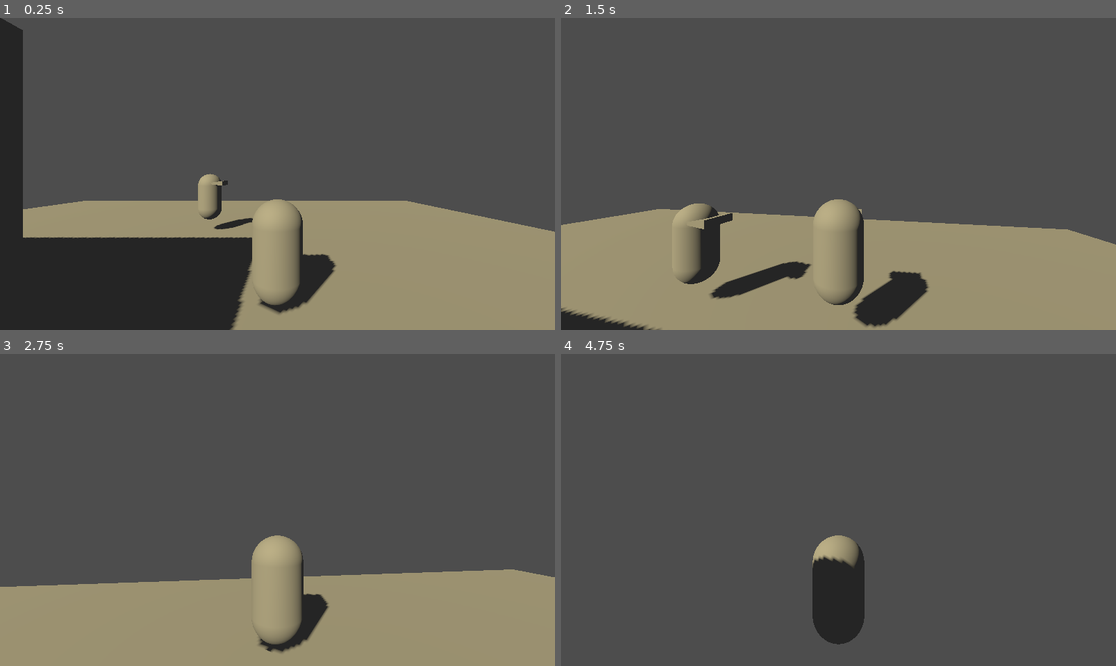
Above: before the commit, frames 1-4 (two rows, left to right).
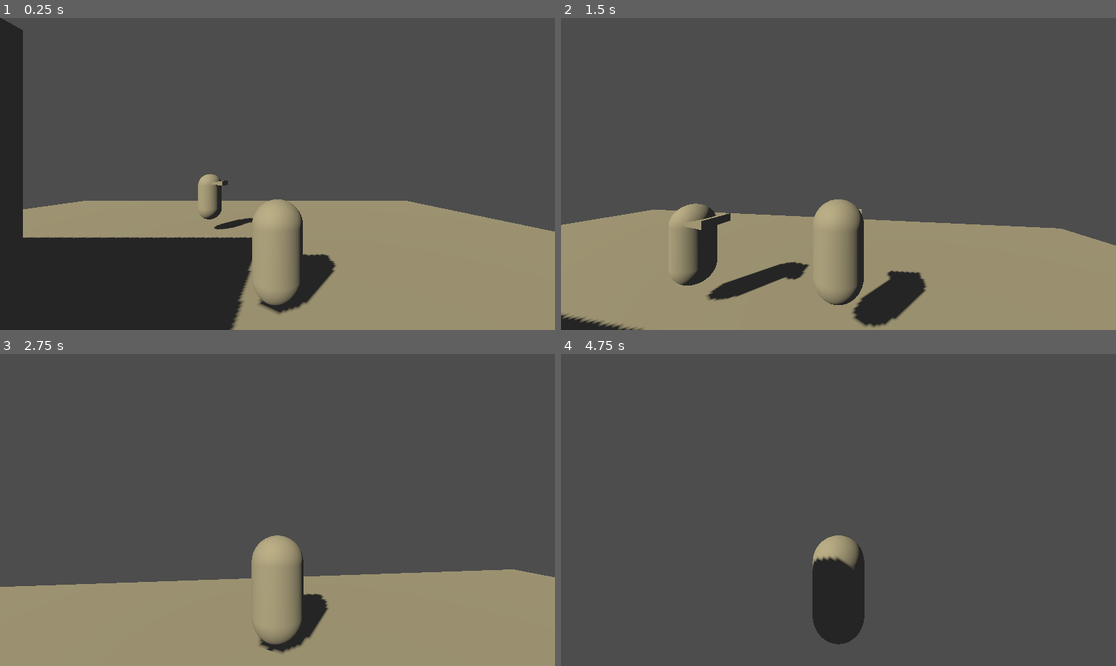
Above: after the commit, the same moments.

Repository: BitBoxxxer/our-joined-breath
Game: Godot game, scene res://Scenes/3dMainSceneTest.tscn
Two runs of this game, one before a commit and one after it. Both use one fixed random seed, a clock stepped at 60 frames per second and the inputs below. This scene is started directly instead of the project's main scene. The engine's default icon, where the game draws it, is replaced by a stand-in: a white triangle on a blue panel in a dark square.
Inputs (mouse positions are in pixels of both pictures, inside the frame that each line leads up to):
- Up to frame 1 (0.25 s): no input
- Up to frame 2 (1.5 s): tap Enter at 0.5 s; move the mouse to (866, 174) at 0.52 s; hold W (forward) from 0.53 s (still down); tap E (Select) at 0.6 s; tap Space (jump) at 0.77 s; move the mouse to (810, 174) at 1.27 s; tap Left (UI_look_left) at 1.35 s
- Up to frame 3 (2.75 s): keep holding W (forward); tap Space (jump) at 1.52 s; move the mouse to (288, 503) at 2.02 s; tap Right (UI_look_right) at 2.1 s
- Up to frame 4 (4.75 s): keep holding W (forward); move the mouse to (832, 516) at 2.77 s; tap Shift (run) at 2.85 s; tap Space (jump) at 3.02, 3.77, 4.52 s; move the mouse to (877, 513) at 3.52 s; tap E (Select) at 3.6 s; move the mouse to (794, 506) at 4.27 s; tap Left (UI_look_left) at 4.35 s

The runs differ from the first frame. In frame 1, less than 0.1% of the frame differs, in the area x 81-100%, y 61-69%; in frame 2, 1.1%, in the area x 0-100%, y 59-100%; in frame 3, less than 0.1%; in frame 4, less than 0.1%.

Commit message:
FIX & ADD | исправлен старый баг с камерой (могла отлипать от тела при взаимодействиях) & Добавлено управление колесиком мышки камерой (отдаление - приближение)

Diff:
--- a/Scenes/3dMainSceneTest.tscn
+++ b/Scenes/3dMainSceneTest.tscn
@@ -22,13 +22,11 @@
 shape = SubResource("BoxShape3D_qkuwt")
 
 [node name="MeshInstance3D" type="MeshInstance3D" parent="floor" unique_id=1494294014]
+transform = Transform3D(1, 0, 0, 0, 1, 0, 0, 0, 1, 0.000108432774, 0, -0.00050576136)
 mesh = SubResource("BoxMesh_205hh")
 
 [node name="Player" parent="." unique_id=847341726 instance=ExtResource("1_sw4nl")]
 transform = Transform3D(1, 0, 0, 0, 1, 0, 0, 0, 1, 2.9829674, 1.1182468, 0)
-
-[node name="CameraPivot" parent="Player" index="2" unique_id=1863508977]
-rotation_smoothness = 15.0
 
 [node name="cube" type="StaticBody3D" parent="." unique_id=941369130]
 transform = Transform3D(10, 0, 0, 0, 5, 0, 0, 0, 10, -6.0281034, 2.7820358, 5.808198)
--- a/Scripts/Player/camera_rig.gd
+++ b/Scripts/Player/camera_rig.gd
@@ -10,12 +10,23 @@
 ## Чем меньше — тем более плавная, тягучая, "ленивая" камера.
 @export var rotation_smoothness: float = 12.0
 
+## Зум колесом мыши
+@export var zoom_speed: float = 0.5
+@export var min_zoom: float = 1.5
+@export var max_zoom: float = 8.0
+@export var zoom_smoothness: float = 10.0
+
 @onready var spring_arm: SpringArm3D = $SpringArm3D
 
 var target_yaw: float = 0.0
 var target_pitch: float = 0.0
+var target_zoom: float = 4.0
 
-var original_transform: Transform3D
+# Если true — обычное управление мышью/движением камеры временно приостановлено
+# (идёт кат-сцена диалога или анимация возврата после неё).
+var is_locked: bool = false
+
+var original_local_transform: Transform3D
 var camera_tween: Tween
 
 
@@ -25,19 +36,29 @@
 	DialogueManager.dialogue_ended.connect(_on_dialogue_end)
 	target_yaw = rotation.y
 	target_pitch = spring_arm.rotation.x
+	target_zoom = spring_arm.spring_length
 
 
 func _input(event: InputEvent) -> void:
-	if DialogueManager.is_active:
+	if DialogueManager.is_active or is_locked:
 		return
 	if event is InputEventMouseMotion:
 		target_yaw -= event.relative.x * mouse_sensitivity
 		target_pitch -= event.relative.y * mouse_sensitivity
 		target_pitch = clamp(target_pitch, deg_to_rad(pitch_min_deg), deg_to_rad(pitch_max_deg))
+	elif event is InputEventMouseButton:
+		if event.button_index == MOUSE_BUTTON_WHEEL_UP:
+			target_zoom = clamp(target_zoom - zoom_speed, min_zoom, max_zoom)
+		elif event.button_index == MOUSE_BUTTON_WHEEL_DOWN:
+			target_zoom = clamp(target_zoom + zoom_speed, min_zoom, max_zoom)
 
 
 func _process(delta: float) -> void:
-	if DialogueManager.is_active:
+	# Зум крутим всегда, даже во время диалога — не мешает кат-сцене
+	var zt := 1.0 - exp(-zoom_smoothness * delta)
+	spring_arm.spring_length = lerp(spring_arm.spring_length, target_zoom, zt)
+
+	if DialogueManager.is_active or is_locked:
 		return
 	# exp(-k*delta) даёт плавность, не зависящую от FPS — это и есть "мягкая" камера
 	var t := 1.0 - exp(-rotation_smoothness * delta)
@@ -56,7 +77,9 @@
 
 func _on_dialogue_start() -> void:
 	Input.set_mouse_mode(Input.MOUSE_MODE_VISIBLE)
-	original_transform = global_transform
+	# Сохраняем ЛОКАЛЬНУЮ трансформацию (относительно игрока), а не глобальную —
+	# так возврат корректно работает, даже если игрок сдвинулся, пока шла кат-сцена.
+	original_local_transform = transform
 
 
 func _on_dialogue_end() -> void:
@@ -64,18 +87,35 @@
 	reset_to_original()
 
 
-## Переезд камеры к точке кат-сцены/диалога (используется DialogueManager при наличии camera_focus у NPC)
-func go_to_shot_position(pos: Vector3, look_at_point: Vector3, duration: float = 0.8) -> void:
+## Направить камеру на точку кат-сцены/диалога (вызывается DialogueManager, если у NPC задан camera_focus).
+## Игрок в это время заморожен (DialogueManager.is_active), поэтому работать в глобальных координатах безопасно.
+func look_at_target(target: Node3D, duration: float = 0.8) -> void:
+	is_locked = true
 	if camera_tween and camera_tween.is_running():
 		camera_tween.kill()
-	camera_tween = create_tween().set_parallel(true)
-	camera_tween.tween_property(self, "global_position", pos, duration)
-	var target_transform := Transform3D(Basis(), pos).looking_at(look_at_point, Vector3.UP)
-	camera_tween.tween_property(self, "global_transform", target_transform, duration)
+	var target_basis := Basis.looking_at(target.global_position - global_position, Vector3.UP)
+	camera_tween = create_tween()
+	camera_tween.tween_property(self, "transform:basis", target_basis, duration)
+
+
+## Плавный возврат камеры к состоянию до диалога — использует ЛОКАЛЬНУЮ трансформацию,
+## поэтому корректно "догоняет" игрока, если тот уже начал двигаться.
+func reset_look(duration: float = 0.5) -> void:
+	reset_to_original(duration)
 
 
 func reset_to_original(duration: float = 0.5) -> void:
+	is_locked = true
 	if camera_tween and camera_tween.is_running():
 		camera_tween.kill()
-	camera_tween = create_tween().set_parallel(true)
-	camera_tween.tween_property(self, "global_transform", original_transform, duration)
+	camera_tween = create_tween()
+	camera_tween.tween_property(self, "transform", original_local_transform, duration)
+	camera_tween.finished.connect(_on_reset_finished)
+
+
+func _on_reset_finished() -> void:
+	is_locked = false
+	# Синхронизируем "целевые" значения с реальным текущим поворотом,
+	# чтобы после снятия блокировки камера не дёрнулась обратно к старой цели.
+	target_yaw = rotation.y
+	target_pitch = spring_arm.rotation.x
Not shown: 1 places in Scenes/NPC/Amil'/amil_dialogue.tres that only renumber resources
Not shown: 1 places in Scenes/Player/Interact/see_cast.tscn that only renumber resources
